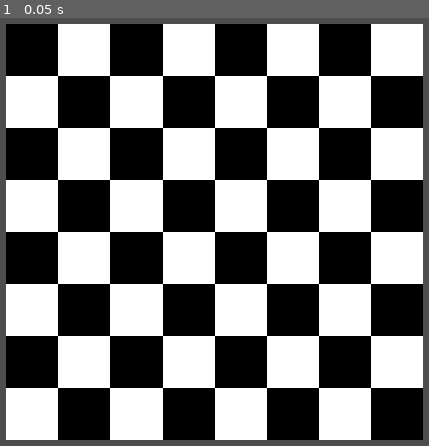
Above: before the commit, frame 1.
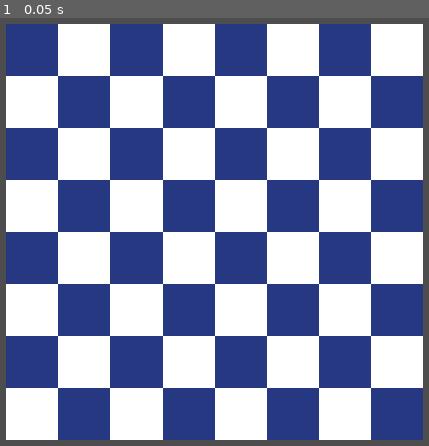
Above: after the commit, the same moment.

Repository: for-i-in-team/chess-plus
Game: Godot game, scene res://scenes/screens/chess_board.tscn
Same seed, same stepped clock (60 frames per second), same inputs: the game is played once before the commit and once after it.
Inputs:
- Up to frame 1 (0.05 s): no input

The runs differ from the first frame. In frame 1, 47% of the frame differs, in the area x 1-99%, y 1-99%.

Commit message:
Change black square color

Diff:
--- a/scripts/model/board.gd
+++ b/scripts/model/board.gd
@@ -6,46 +6,47 @@
 var board : Array[BoardRow] = []
 
 func _init(board_size:Vector2):
-    for i in range(board_size.y):
-        size = board_size
-        board.append(BoardRow.new(i,size.x as int))
+	for i in range(board_size.y):
+		size = board_size
+		board.append(BoardRow.new(i,size.x as int))
 
 func get_square(coordinates:Vector2):
-    if coordinates.x < 0 or coordinates.x >= size.x or coordinates.y < 0 or coordinates.y >= size.y:
-        return null
-    else:
-        return board[coordinates.y as int].row[coordinates.x as int]
+	if coordinates.x < 0 or coordinates.x >= size.x or coordinates.y < 0 or coordinates.y >= size.y:
+		return null
+	else:
+		# AUDIT Do we need to swap the rows to columns so that we can access
+		return board[coordinates.y as int].row[coordinates.x as int]
 
 
 class BoardRow:
-    var row:Array[Square]
-    func _init(row_num:int, row_length:int, ):
-        for i in range(row_length):
-            var color : ChessBoard.SquareColor = (ChessBoard.Black.new() as ChessBoard.SquareColor) if (i+row_num)%2 == 0 else ChessBoard.White.new()
-            row.append(Square.new(color, Vector2(i,row_num)))
+	var row:Array[Square]
+	func _init(row_num:int, row_length:int, ):
+		for i in range(row_length):
+			var color : ChessBoard.SquareColor = (ChessBoard.Black.new() as ChessBoard.SquareColor) if (i+row_num)%2 == 0 else ChessBoard.White.new()
+			row.append(Square.new(color, Vector2(i,row_num)))
 
 class Square:
-    var color:ChessBoard.SquareColor
-    var coordinates : Vector2
-    var piece : ChessPiece
+	var color:ChessBoard.SquareColor
+	var coordinates : Vector2
+	var piece : ChessPiece
 
-    func _init( square_color:ChessBoard.SquareColor, coord : Vector2):
-        color  = square_color
-        coordinates = coord
+	func _init( square_color:ChessBoard.SquareColor, coord : Vector2):
+		color  = square_color
+		coordinates = coord
 
-    func _to_string():
-        return "Square: (" + (coordinates.x as String) + "," + (coordinates.y as String) + ") " + piece.to_string()
+	func _to_string():
+		return "Square: (" + (coordinates.x as String) + "," + (coordinates.y as String) + ") " + piece.to_string()
 
 
 class SquareColor:
-    var color: Color
+	var color: Color
 
 class Black:
-    extends SquareColor
-    func _init():
-        self.color = Color.BLACK
+	extends SquareColor
+	func _init():
+		self.color = Color(0.15, 0.22, 0.51, 1)
 
 class White:
-    extends SquareColor
-    func _init():
-        self.color = Color.WHITE
+	extends SquareColor
+	func _init():
+		self.color = Color.WHITE
